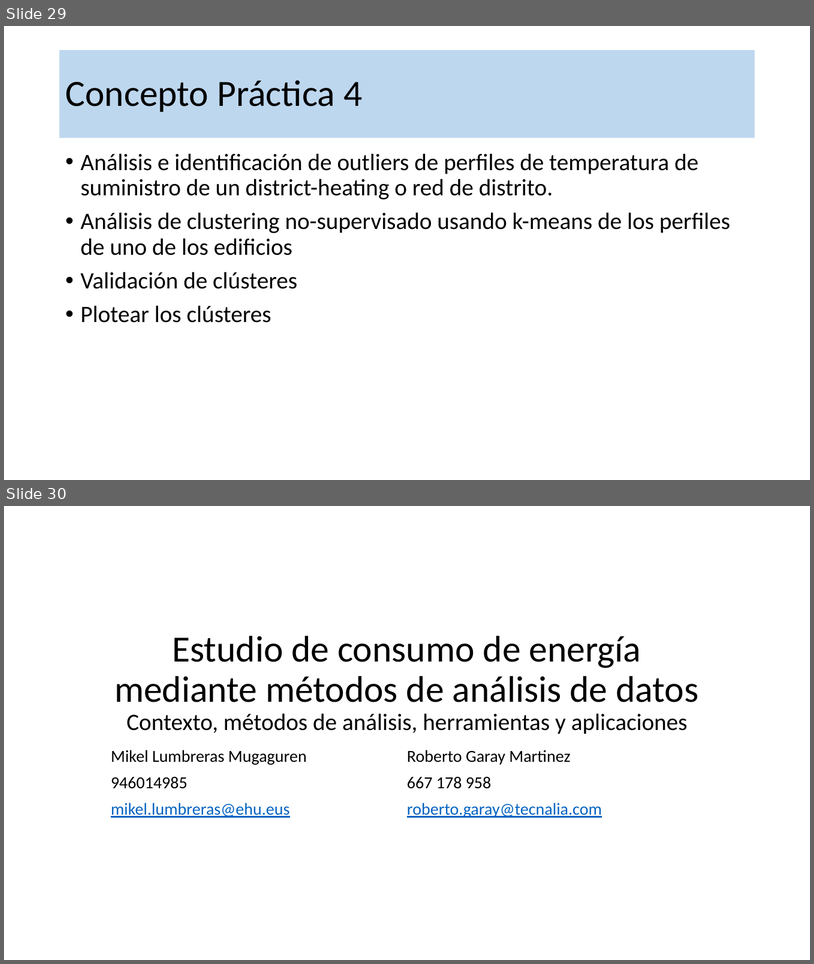
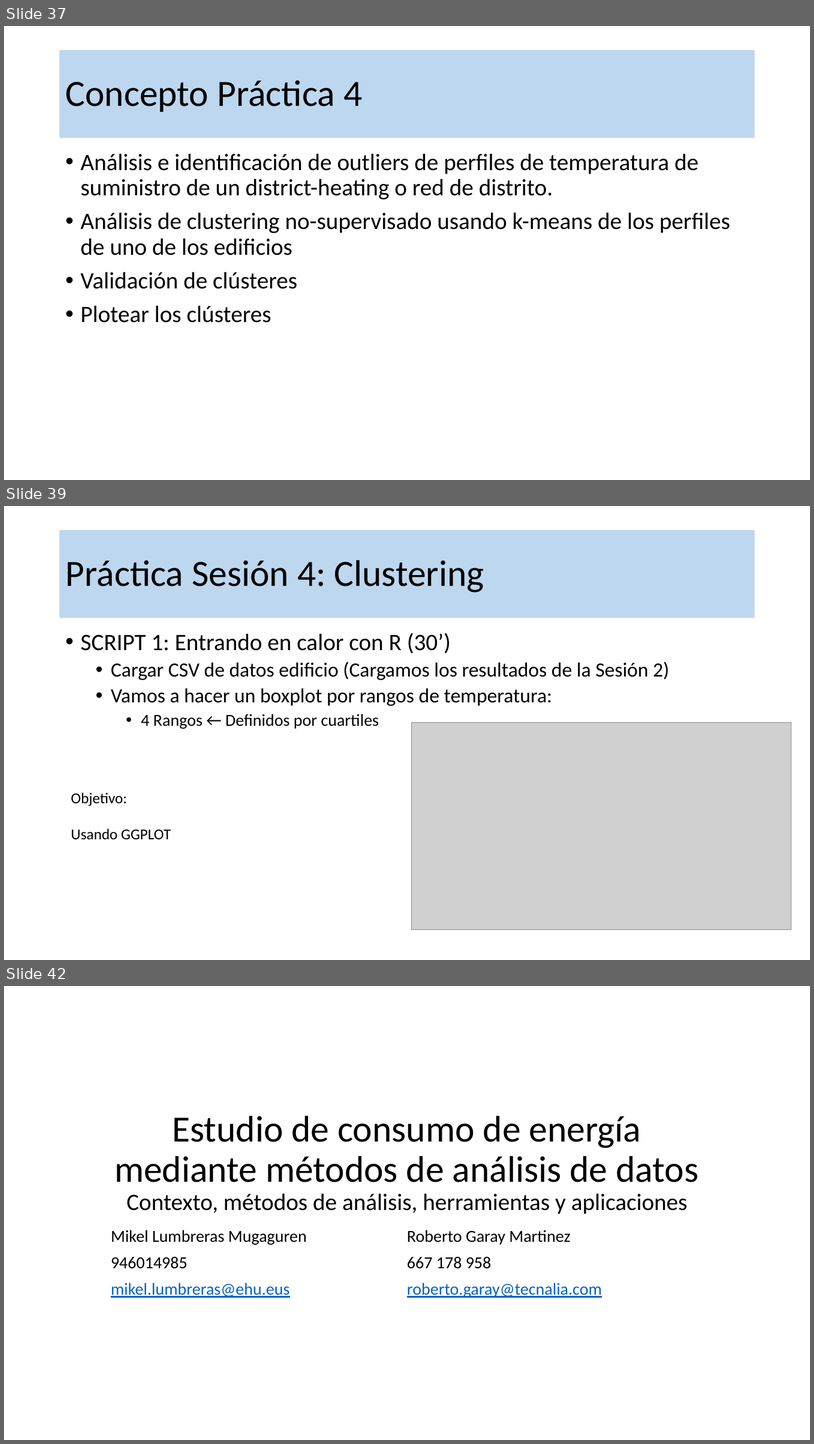
Before and after one commit to robgaray/EESIA_Consumo_Analisis_Datos_2021, a slide deck: 1_Presentaciones/Sesion_4_Teoria.pptx. Shown one above the other, each under a label of ours: slides 29 and 30 before the commit, slides 37, 39 and 42 after it; the slides between them are not shown. The pictures are 814x964 and 814x1444 pixels, drawn with LibreOffice and Linux fonts; fonts in the diff are those of the drawing; grey boxes stand for pictures; background and template pictures are left out. Boxes give left, top, right and bottom in pixels: in the first picture for what was removed or moved away, otherwise in the second. Text is boxed around its words. In the diff, an @@ line names an element or a change of style, - is before the commit and + after.

```diff
--- a/1_Presentaciones/Sesion_4_Teoria.pptx
+++ b/1_Presentaciones/Sesion_4_Teoria.pptx
@@ slide 39 added at (x1=4, y1=506, x2=810, y2=960), background #FFFFFF @@
@@ title added at (x1=60, y1=530, x2=755, y2=618), fill #BDD7EE, 44 pt, text #000000 @@
+Práctica Sesión 4: Clustering
@@ text added at (x1=81, y1=633, x2=669, y2=729), 24 pt, text #000000 @@
+• SCRIPT 1: Entrando en calor con R (30’)
+  • Cargar CSV de datos edificio (Cargamos los resultados de la Sesión 2)
+  • Vamos a hacer un boxplot por rangos de temperatura:
+    • 4 Rangos ← Definidos por cuartiles
@@ picture added at (x1=412, y1=723, x2=792, y2=930) @@
@@ text added at (x1=71, y1=792, x2=171, y2=840), 18 pt, text #000000 @@
+Objetivo:
+Usando GGPLOT
@@ what was slide 29 is now slide 37 @@
@@ what was slide 30 is now slide 42 @@
```
Also in this commit, not shown: 4 slides changed, 13 other slides added, 2 slides removed, 1 other file.
